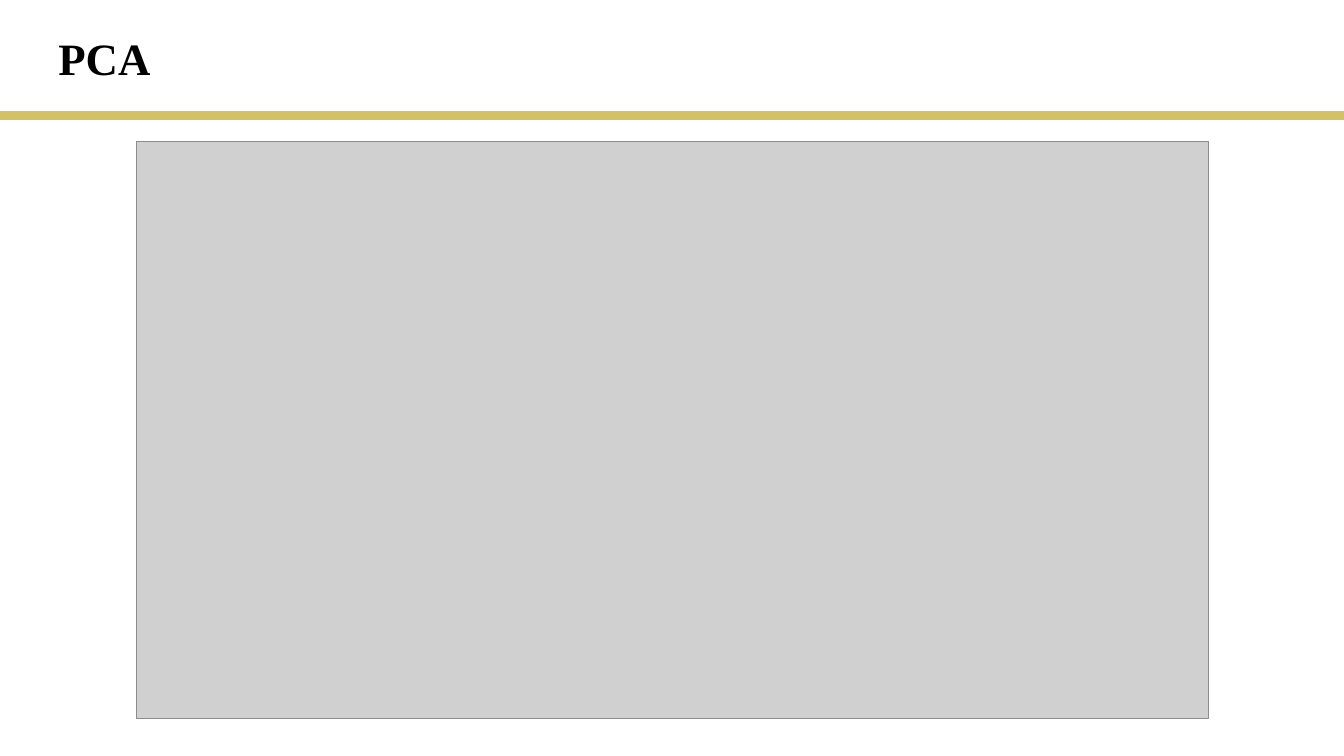
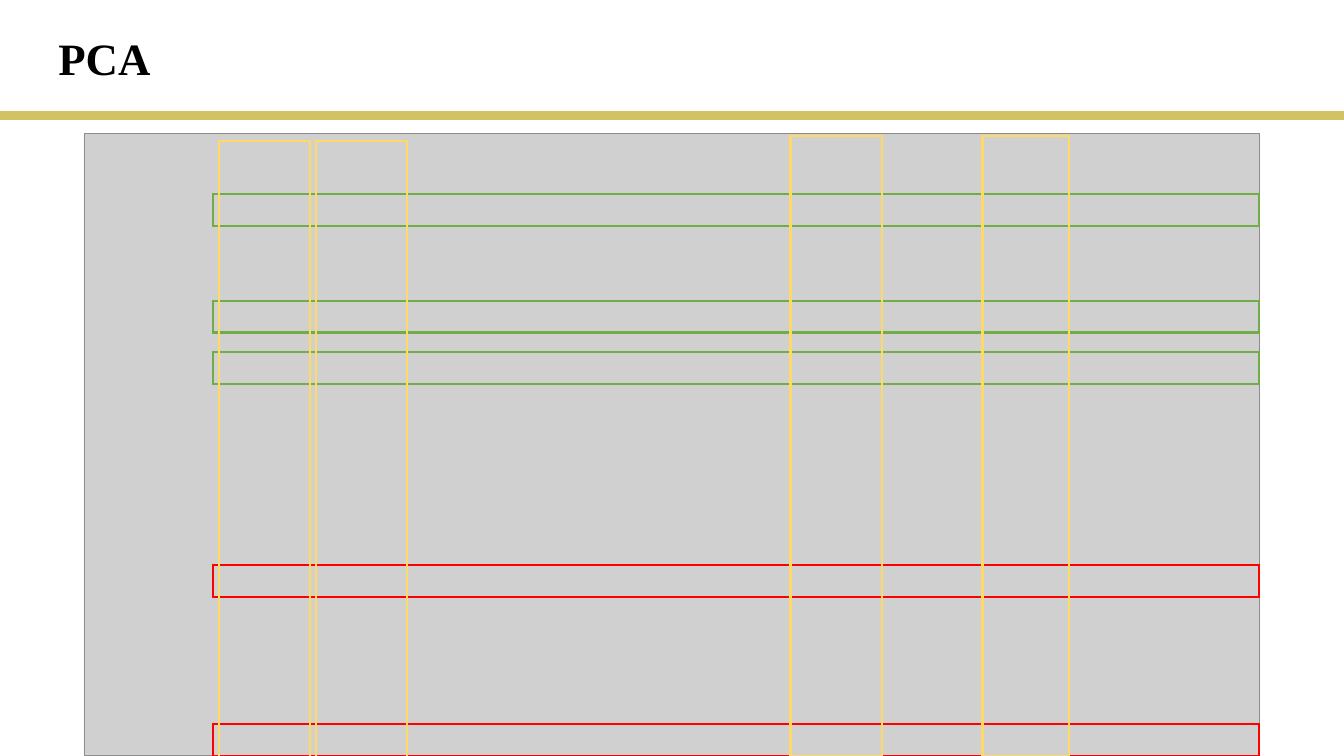
Before and after one commit to rmesina/T2_Codes-R-Us, a slide deck: slide 18 of final_project/T2_final_project.pptx. Drawn at 1344x756 pixels with LibreOffice and Linux fonts; fonts in the diff are those of the drawing; grey boxes stand for pictures. Boxes give left, top, right and bottom in pixels: in the first picture for what was removed or moved away, otherwise in the second. Text is boxed around its words. In the diff, an @@ line names an element or a change of style, - is before the commit and + after.

Commit message:
ppt

```diff
--- a/final_project/T2_final_project.pptx
+++ b/final_project/T2_final_project.pptx
@@ picture: place and size @@
-picture at box(136, 141, 1209, 719)
+picture at box(85, 134, 1260, 756)
@@ rectangle added at box(214, 134, 408, 756), outline #FFD966 1.5 pt @@
@@ rectangle added at box(219, 141, 311, 756), outline #FFD966 1.5 pt @@
@@ rectangle added at box(317, 141, 408, 756), outline #FFD966 1.5 pt @@
@@ group added at box(214, 136, 1260, 756): 7 rectangles @@
```
Also in this commit, not shown: 1 slide added, 2 other files.
